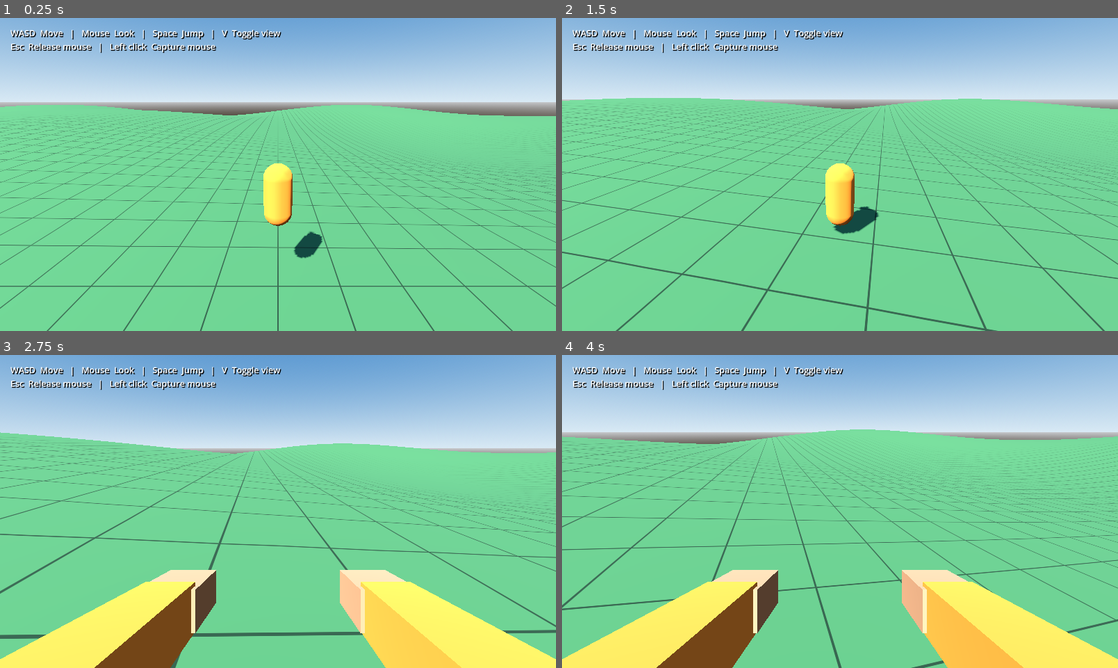
Above: before the commit, frames 1-4 (two rows, left to right).
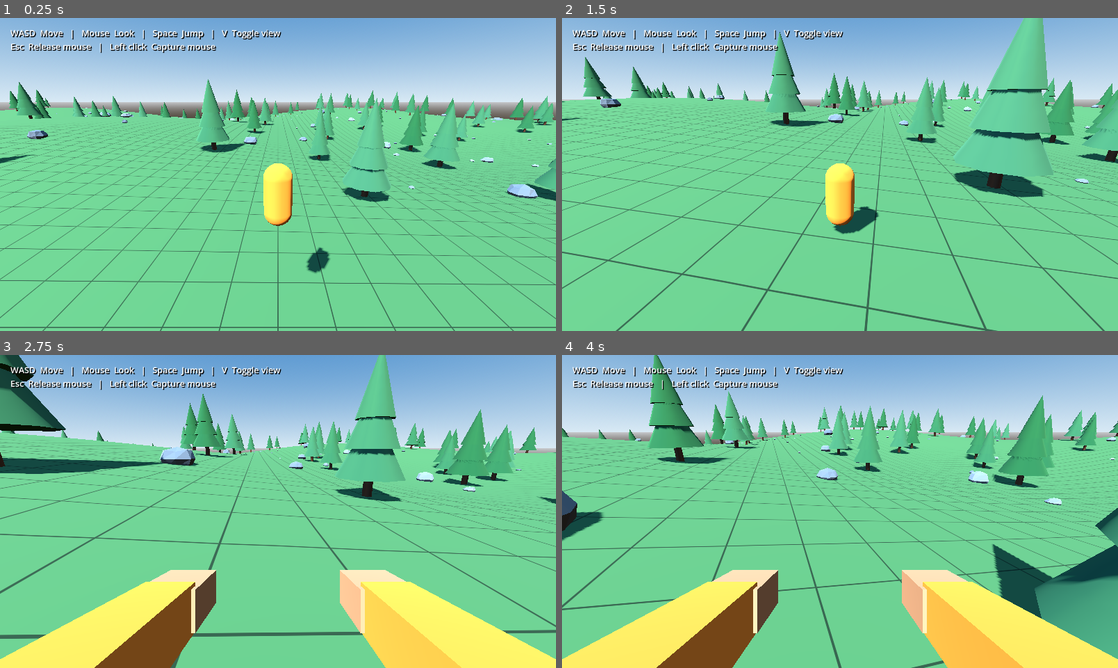
Above: after the commit, the same moments.

Repository: Cdziadul/godot_test_game
Game: Godot game, scene res://scenes/world/main.tscn
Same seed, same stepped clock (60 frames per second), same inputs: the game is played once before the commit and once after it.
Inputs (mouse positions are in pixels of both pictures, inside the frame that each line leads up to):
- Up to frame 1 (0.25 s): no input
- Up to frame 2 (1.5 s): tap Enter at 0.5 s; move the mouse to (867, 174) at 0.52 s; hold V (toggle_view) 0.53-1.28 s; hold W (move_forward) from 0.53 s (still down); click (867, 174) at 0.67 s; tap Space (jump) at 0.77 s; move the mouse to (812, 174) at 1.27 s; tap V (toggle_view) at 1.35 s
- Up to frame 3 (2.75 s): keep holding W (move_forward); tap Space (jump) at 1.52 s; move the mouse to (289, 505) at 2.02 s; hold V (toggle_view) from 2.03 s (still down)
- Up to frame 4 (4 s): keep holding W (move_forward); move the mouse to (834, 517) at 2.77 s; release V (toggle_view) at 2.78 s; tap V (toggle_view) at 2.85 s; click (834, 517) at 2.92 s; tap Space (jump) at 3.02, 3.77 s; move the mouse to (878, 514) at 3.52 s; hold V (toggle_view) from 3.53 s (still down)

The runs differ from the first frame. In frame 1, 14% of the frame differs, in the area x 0-100%, y 19-100%; in frame 2, 8.6%; in frame 3, 9.9%; in frame 4, 13%.

Commit message:
Added trees and rocks to terrain

Diff:
--- a/scenes/player/player.tscn
+++ b/scenes/player/player.tscn
@@ -21,6 +21,7 @@
 albedo_color = Color(0.72, 0.48, 0.32, 1)
 
 [node name="Player" type="CharacterBody3D"]
+collision_mask = 7
 script = ExtResource("1")
 floor_snap_length = 0.3
 [node name="CollisionShape3D" type="CollisionShape3D" parent="."]
@@ -38,6 +39,7 @@
 position = Vector3(0, 1.5, 0)
 script = ExtResource("2")
 [node name="SpringArm3D" type="SpringArm3D" parent="CameraRig"]
+collision_mask = 7
 spring_length = 6.0
 margin = 0.2
 [node name="Camera3D" type="Camera3D" parent="CameraRig/SpringArm3D"]
--- a/scenes/world/main.tscn
+++ b/scenes/world/main.tscn
@@ -1,7 +1,9 @@
-[gd_scene load_steps=6 format=3]
+[gd_scene load_steps=8 format=3]
 
 [ext_resource type="PackedScene" path="res://scenes/player/player.tscn" id="1"]
 [ext_resource type="Script" path="res://scripts/world/terrain.gd" id="2"]
+[ext_resource type="Script" path="res://scripts/world/forest.gd" id="3"]
+[ext_resource type="Script" path="res://scripts/world/rocks.gd" id="4"]
 [sub_resource type="ProceduralSkyMaterial" id="SkyMaterial"]
 sky_top_color = Color(0.19, 0.39, 0.65, 1)
 sky_horizon_color = Color(0.73, 0.83, 0.91, 1)
@@ -20,6 +22,10 @@
 script = ExtResource("2")
 [node name="Player" parent="." instance=ExtResource("1")]
 position = Vector3(0, 3, 0)
+[node name="Forest" type="Node3D" parent="."]
+script = ExtResource("3")
+[node name="Rocks" type="Node3D" parent="."]
+script = ExtResource("4")
 [node name="Sun" type="DirectionalLight3D" parent="."]
 rotation_degrees = Vector3(-50, -30, 0)
 light_energy = 1.2
--- /dev/null
+++ b/scripts/world/forest.gd
@@ -0,0 +1,106 @@
+extends Node3D
+
+@export var terrain_path: NodePath = NodePath("../Terrain")
+@export var player_path: NodePath = NodePath("../Player")
+@export_range(0, 1000) var tree_count: int = 220
+@export var forest_seed: int = 7319
+@export var randomize_seed: bool = true
+@export_range(1.0, 30.0) var minimum_spacing: float = 7.0
+@export_range(1.0, 50.0) var spawn_clearance: float = 14.0
+@export_range(1.0, 20.0) var edge_margin: float = 5.0
+@export_range(2.0, 20.0) var tree_height: float = 8.0
+@export_range(0.1, 1.0) var trunk_radius: float = 0.3
+@export_range(0.5, 5.0) var canopy_radius: float = 2.0
+@export var scale_range: Vector2 = Vector2(0.75, 1.3)
+@export var trunk_color: Color = Color(0.30, 0.17, 0.08)
+@export var foliage_color: Color = Color(0.12, 0.32, 0.16)
+
+func _ready() -> void:
+	# Wait until the terrain's generated collision is in the physics world.
+	await get_tree().physics_frame
+	generate()
+
+func generate() -> void:
+	var terrain = get_node(terrain_path)
+	var player := get_node(player_path) as CharacterBody3D
+	var rng := RandomNumberGenerator.new()
+	if randomize_seed:
+		rng.randomize()
+	else:
+		rng.seed = forest_seed
+	var half_size: Vector2 = terrain.terrain_size * 0.5 - Vector2.ONE * edge_margin
+	if half_size.x <= 0.0 or half_size.y <= 0.0:
+		push_warning("Terrain is too small for the forest edge margin.")
+		return
+	var positions: Array[Vector2] = []
+	var spawn := Vector2(player.global_position.x, player.global_position.z)
+	var bark := StandardMaterial3D.new()
+	bark.albedo_color = trunk_color
+	bark.roughness = 1.0
+	for attempt in range(tree_count * 30):
+		if positions.size() >= tree_count:
+			break
+		var local_point := Vector3(rng.randf_range(-half_size.x, half_size.x), 0, rng.randf_range(-half_size.y, half_size.y))
+		var world_point: Vector3 = terrain.to_global(local_point)
+		var point := Vector2(world_point.x, world_point.z)
+		if point.distance_to(spawn) < spawn_clearance:
+			continue
+		var crowded := false
+		for existing in positions:
+			if existing.distance_to(point) < minimum_spacing:
+				crowded = true
+				break
+		if crowded:
+			continue
+		var vertical_range: float = abs(terrain.hill_height) + 100.0
+		var query := PhysicsRayQueryParameters3D.create(world_point + Vector3.UP * vertical_range, world_point - Vector3.UP * vertical_range, terrain.collision_layer)
+		query.exclude = [player.get_rid()]
+		var hit := get_world_3d().direct_space_state.intersect_ray(query)
+		if hit.is_empty() or hit.collider != terrain:
+			continue
+		positions.append(point)
+		var size := rng.randf_range(maxf(0.1, minf(scale_range.x, scale_range.y)), maxf(0.1, maxf(scale_range.x, scale_range.y)))
+		var tree := build_tree(size, rng, bark)
+		add_child(tree)
+		tree.global_position = hit.position - Vector3.UP * 0.08
+	if positions.size() < tree_count:
+		push_warning("Placed %d of %d trees; reduce spacing or count for this terrain." % [positions.size(), tree_count])
+
+func build_tree(size: float, rng: RandomNumberGenerator, bark: Material) -> StaticBody3D:
+	var tree := StaticBody3D.new()
+	tree.name = "Tree"
+	# Separate layer allows placement rays to hit only the terrain.
+	tree.collision_layer = 2
+	var height := tree_height * size
+	var radius := trunk_radius * size
+	var trunk := CylinderMesh.new()
+	trunk.top_radius = radius * 0.65
+	trunk.bottom_radius = radius
+	trunk.height = height * 0.65
+	trunk.radial_segments = 8
+	add_mesh(tree, trunk, bark, trunk.height * 0.5)
+	var shape := CylinderShape3D.new()
+	shape.radius = radius
+	shape.height = trunk.height
+	var collision := CollisionShape3D.new()
+	collision.shape = shape
+	collision.position.y = shape.height * 0.5
+	tree.add_child(collision)
+	var leaves := StandardMaterial3D.new()
+	leaves.albedo_color = foliage_color.lightened(rng.randf_range(0.0, 0.12))
+	leaves.roughness = 1.0
+	for tier in range(3):
+		var cone := CylinderMesh.new()
+		cone.top_radius = 0.0
+		cone.bottom_radius = canopy_radius * size * (1.0 - tier * 0.23)
+		cone.height = height * 0.45
+		cone.radial_segments = 9
+		add_mesh(tree, cone, leaves, height * (0.38 + tier * 0.20))
+	return tree
+
+func add_mesh(parent: Node3D, mesh: Mesh, material: Material, height: float) -> void:
+	var visual := MeshInstance3D.new()
+	visual.mesh = mesh
+	visual.material_override = material
+	visual.position.y = height
+	parent.add_child(visual)
--- /dev/null
+++ b/scripts/world/rocks.gd
@@ -0,0 +1,113 @@
+extends Node3D
+
+@export var terrain_path: NodePath = NodePath("../Terrain")
+@export var forest_path: NodePath = NodePath("../Forest")
+@export var player_path: NodePath = NodePath("../Player")
+@export_range(0, 1000) var rock_count: int = 300
+@export var randomize_seed: bool = true
+@export var rock_seed: int = 4821
+@export_group("Size Mix")
+@export_range(0.0, 1.0) var small_fraction: float = 0.70
+@export_range(0.0, 1.0) var medium_fraction: float = 0.25
+@export var small_radius: Vector2 = Vector2(0.25, 0.55)
+@export var medium_radius: Vector2 = Vector2(0.8, 1.3)
+@export var large_radius: Vector2 = Vector2(1.8, 2.8)
+@export_group("Placement")
+@export var spawn_clearance: float = 14.0
+@export var object_gap: float = 1.0
+@export var rock_color: Color = Color(0.42, 0.44, 0.46)
+
+func _ready() -> void:
+	# Forest generation runs on the first physics frame.
+	await get_tree().physics_frame
+	await get_tree().physics_frame
+	generate()
+
+func generate() -> void:
+	var terrain = get_node(terrain_path)
+	var forest := get_node(forest_path)
+	var player := get_node(player_path) as CharacterBody3D
+	var rng := RandomNumberGenerator.new()
+	if randomize_seed:
+		rng.randomize()
+	else:
+		rng.seed = rock_seed
+	var small_count := int(round(rock_count * clampf(small_fraction, 0.0, 1.0)))
+	var medium_count := mini(rock_count - small_count, int(round(rock_count * clampf(medium_fraction, 0.0, 1.0))))
+	# Exact quotas keep the requested size mix, even with random placement.
+	for index in range(rock_count):
+		var category := "small" if index < small_count else ("medium" if index < small_count + medium_count else "large")
+		var limits: Vector2 = small_radius if category == "small" else (medium_radius if category == "medium" else large_radius)
+		var radius := rng.randf_range(maxf(0.05, minf(limits.x, limits.y)), maxf(0.05, maxf(limits.x, limits.y)))
+		var extent := radius * 1.4
+		var half_size: Vector2 = terrain.terrain_size * 0.5 - Vector2.ONE * (extent + 1.0)
+		var placed := false
+		for attempt in range(100):
+			if half_size.x <= 0.0 or half_size.y <= 0.0:
+				break
+			var point: Vector3 = terrain.to_global(Vector3(rng.randf_range(-half_size.x, half_size.x), 0, rng.randf_range(-half_size.y, half_size.y)))
+			var flat := Vector2(point.x, point.z)
+			if flat.distance_to(Vector2(player.global_position.x, player.global_position.z)) < spawn_clearance + extent:
+				continue
+			var blocked := false
+			for tree in forest.get_children():
+				var tree_radius: float = forest.trunk_radius * maxf(forest.scale_range.x, forest.scale_range.y)
+				if flat.distance_to(Vector2(tree.global_position.x, tree.global_position.z)) < extent + tree_radius + object_gap:
+					blocked = true
+					break
+			if blocked:
+				continue
+			for rock in get_children():
+				if flat.distance_to(Vector2(rock.global_position.x, rock.global_position.z)) < extent + float(rock.get_meta("extent")) + object_gap:
+					blocked = true
+					break
+			if blocked:
+				continue
+			var ray_height: float = absf(terrain.hill_height) + 100.0
+			var query := PhysicsRayQueryParameters3D.create(point + Vector3.UP * ray_height, point - Vector3.UP * ray_height, terrain.collision_layer)
+			query.exclude = [player.get_rid()]
+			var hit := get_world_3d().direct_space_state.intersect_ray(query)
+			if hit.is_empty() or hit.collider != terrain:
+				continue
+			var rock := build_rock(radius, rng)
+			rock.set_meta("size_category", category)
+			rock.set_meta("extent", extent)
+			add_child(rock)
+			rock.global_position = hit.position + Vector3.UP * radius * 0.25
+			rock.rotation.y = rng.randf_range(-PI, PI)
+			placed = true
+			break
+		if not placed:
+			push_warning("Could not place a %s rock; reduce density or clearance." % category)
+
+func build_rock(radius: float, rng: RandomNumberGenerator) -> StaticBody3D:
+	var base := SphereMesh.new()
+	base.radius = 1.0
+	base.height = 2.0
+	base.radial_segments = 8
+	base.rings = 3
+	var proportions := Vector3(rng.randf_range(0.85, 1.15), rng.randf_range(0.55, 0.85), rng.randf_range(0.85, 1.15)) * radius
+	var phase := rng.randf_range(0.0, TAU)
+	var surface := SurfaceTool.new()
+	surface.begin(Mesh.PRIMITIVE_TRIANGLES)
+	for vertex in base.get_faces():
+		# Position-based distortion preserves shared edges and closed geometry.
+		var distortion := 1.0 + 0.12 * sin(vertex.x * 7.0 + vertex.y * 4.0 + vertex.z * 5.0 + phase)
+		surface.set_smooth_group(-1)
+		surface.add_vertex(vertex * proportions * distortion)
+	surface.generate_normals()
+	var mesh := surface.commit()
+	var material := StandardMaterial3D.new()
+	material.albedo_color = rock_color.lightened(rng.randf_range(-0.12, 0.12))
+	material.roughness = 1.0
+	var rock := StaticBody3D.new()
+	rock.name = "Rock"
+	rock.collision_layer = 4
+	var visual := MeshInstance3D.new()
+	visual.mesh = mesh
+	visual.material_override = material
+	rock.add_child(visual)
+	var collision := CollisionShape3D.new()
+	collision.shape = mesh.create_convex_shape()
+	rock.add_child(collision)
+	return rock
--- a/tests/smoke_test.gd
+++ b/tests/smoke_test.gd
@@ -5,13 +5,48 @@
 
 func run() -> void:
 	var world := load("res://scenes/world/main.tscn").instantiate() as Node3D
+	world.get_node("Forest").randomize_seed = false
+	world.get_node("Rocks").randomize_seed = false
 	root.add_child(world)
 	var player := world.get_node("Player") as CharacterBody3D
 	for frame in range(120):
 		await physics_frame
 	if not check(player.is_on_floor(), "Player lands on generated terrain"):
 		return
+	var forest := world.get_node("Forest")
+	var trees := forest.get_children()
+	if not check(trees.size() == forest.tree_count, "Requested tree count generated"):
+		return
+	for i in range(trees.size()):
+		var point: Vector3 = trees[i].global_position
+		if not check_silent(Vector2(point.x, point.z).length() >= forest.spawn_clearance, "Trees respect spawn clearance"):
+			return
+		if not check_silent(absf(point.x) <= 145.0 and absf(point.z) <= 145.0, "Trees stay inside terrain"):
+			return
+		for j in range(i):
+			var other: Vector3 = trees[j].global_position
+			if not check_silent(Vector2(point.x, point.z).distance_to(Vector2(other.x, other.z)) >= forest.minimum_spacing, "Trees respect minimum spacing"):
+				return
+	print("PASS: Tree placement bounds, spacing, and spawn clearance")
+	var trunk_center: Vector3 = trees[0].global_position + Vector3.UP
+	var ray := PhysicsRayQueryParameters3D.create(trunk_center + Vector3.LEFT * 2.0, trunk_center + Vector3.RIGHT * 2.0, 2)
+	var hit := world.get_world_3d().direct_space_state.intersect_ray(ray)
+	if not check(not hit.is_empty() and hit.collider == trees[0], "Generated trunk has collision"):
+		return
 	var start := player.position
+	var rocks := world.get_node("Rocks").get_children()
+	var sizes := {"small": 0, "medium": 0, "large": 0}
+	for rock in rocks:
+		sizes[rock.get_meta("size_category")] += 1
+		if not check_silent(Vector2(rock.position.x, rock.position.z).length() >= 14.0 + float(rock.get_meta("extent")), "Rocks respect spawn clearance"):
+			return
+	if not check(rocks.size() == 300 and sizes.small == 210 and sizes.medium == 75 and sizes.large == 15, "Rock count and small/medium/large proportions"):
+		return
+	var rock_center: Vector3 = rocks[0].global_position
+	var rock_ray := PhysicsRayQueryParameters3D.create(rock_center + Vector3.UP * 5.0, rock_center - Vector3.UP * 5.0, 4)
+	var rock_hit := world.get_world_3d().direct_space_state.intersect_ray(rock_ray)
+	if not check(not rock_hit.is_empty() and rock_hit.collider == rocks[0] and player.collision_mask & 4 != 0, "Rock collision is present and enabled for player"):
+		return
 	Input.action_press("move_forward")
 	for frame in range(60):
 		await physics_frame
@@ -81,3 +116,8 @@
 		return false
 	print("PASS: " + message)
 	return true
+
+func check_silent(condition: bool, message: String) -> bool:
+	if not condition:
+		return check(false, message)
+	return true
Not shown, added: scripts/world/forest.gd.uid
Not shown, added: scripts/world/rocks.gd.uid
Not shown, changed: README.md
